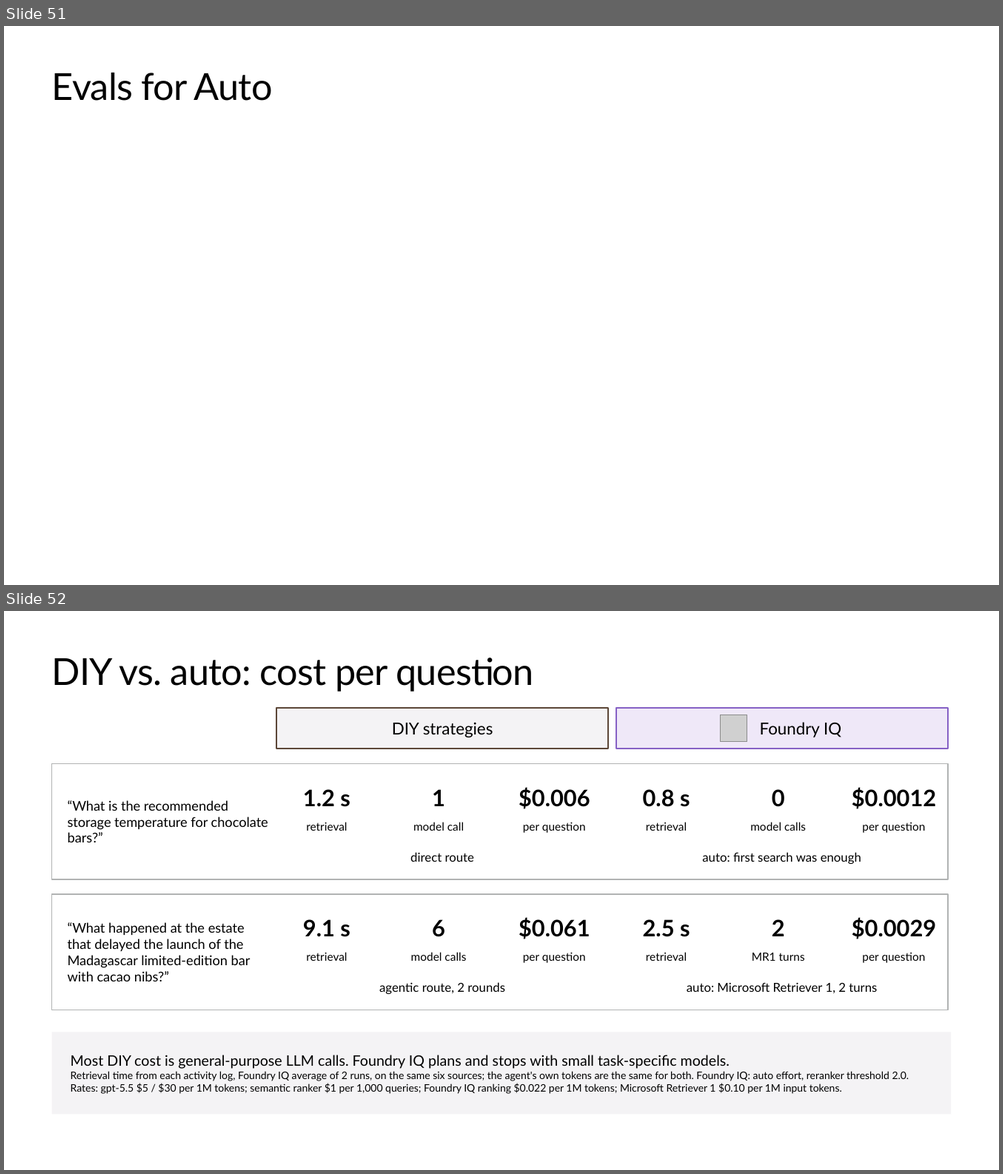
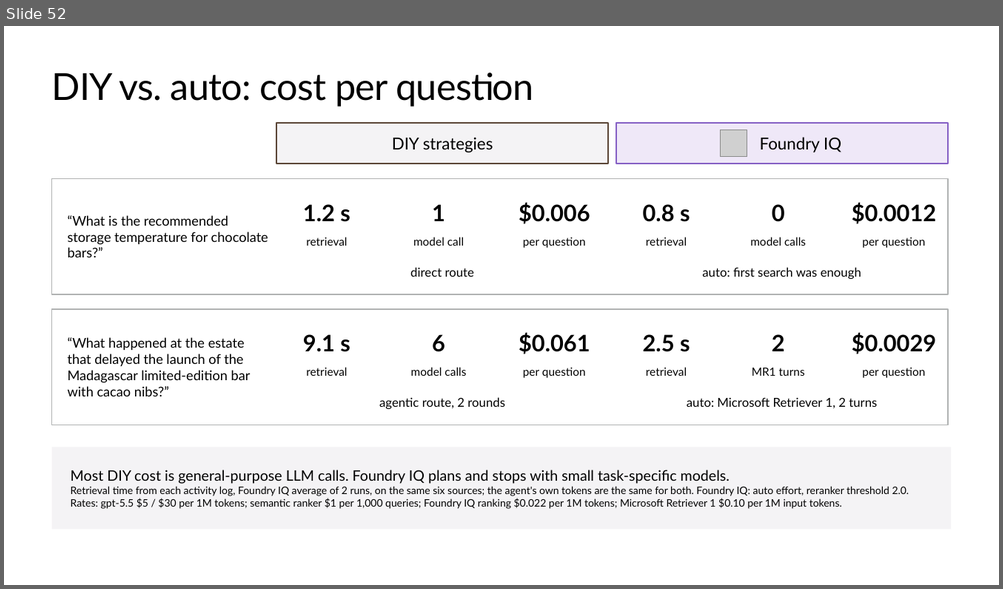
Before and after one commit to microsoft/ignite26-BRK300-building-agentic-retrieval-from-diy-to-foundry-iq, a slide deck: IgniteBRK300-WorkingDeck.pptx. Shown one above the other, each under a label of ours: slides 51 and 52 before the commit, slide 52 after it. The pictures are 1003x1174 and 1003x589 pixels, drawn with LibreOffice and Linux fonts; fonts in the diff are those of the drawing; grey boxes stand for pictures; background and template pictures are left out. Boxes give left, top, right and bottom in pixels: in the first picture for what was removed or moved away, otherwise in the second. Text is boxed around its words. In the diff, an @@ line names an element or a change of style, - is before the commit and + after.

```diff
--- a/IgniteBRK300-WorkingDeck.pptx
+++ b/IgniteBRK300-WorkingDeck.pptx
@@ slide 51 removed at (x1=4, y1=26, x2=999, y2=585), background #FFFFFF @@
@@ title removed at (x1=52, y1=73, x2=273, y2=101) @@
-Evals for Auto
```
Also in this commit, not shown: 4 slides changed, 3 slides added, 2 other slides removed, 1 other file.
